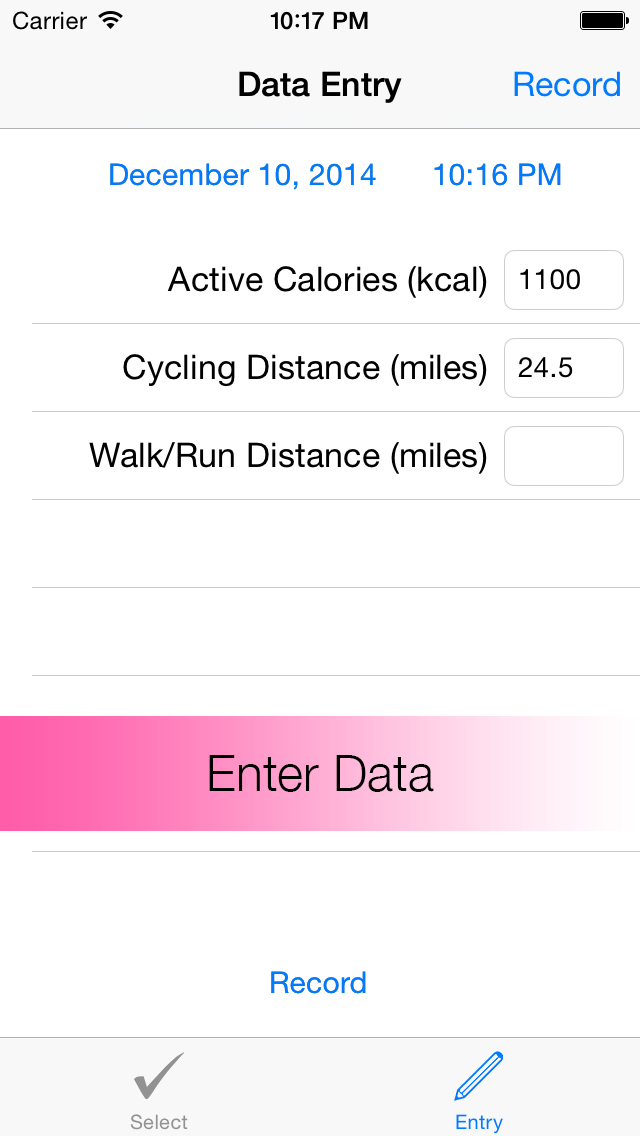
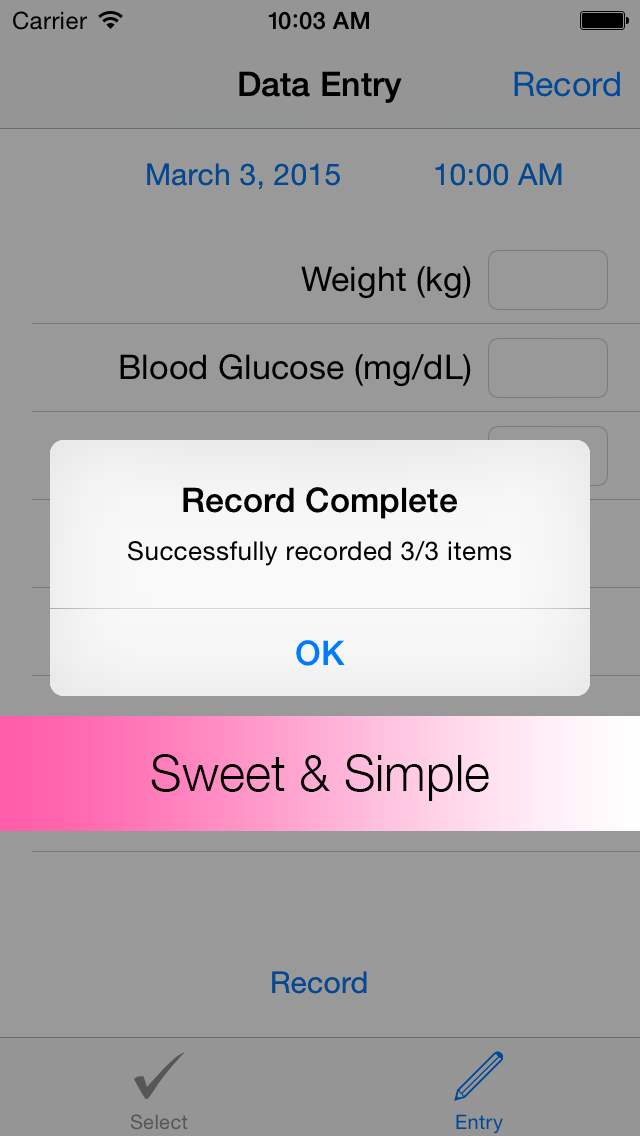
Layers edited between the first and the second 640 × 1136 image:
renamed "Enter Data" to "Sweet & Simple", painted on it over [151,754,489,801]
painted on "Rectangle 1" over [151,754,489,801]
hid "2", painted on it over [0,0,640,1136]
hid "3", painted on it over [0,0,640,1136]
hid "4", painted on it over [0,0,640,1136]
painted on "5" over [50,11,624,1046]
